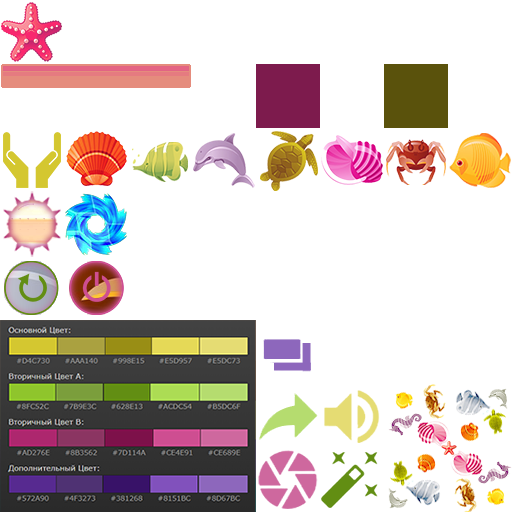
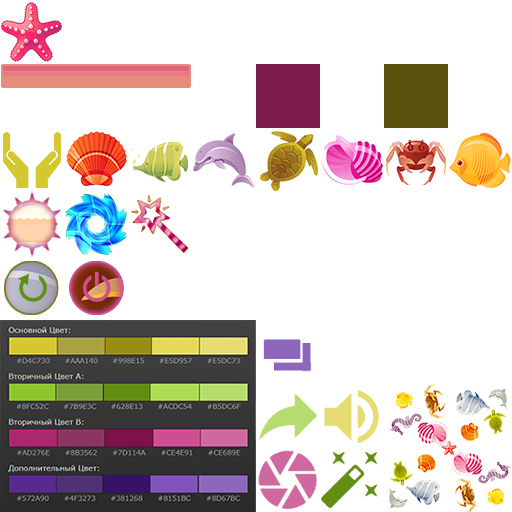
Comparing the layer stacks of the two 512 × 512 images. Changes:
added layer "Слой 34" in group "Техобъекты" over [131, 195, 188, 253]
added layer "Волшебная палочка" in group "Техобъекты" over [131, 195, 188, 253]
